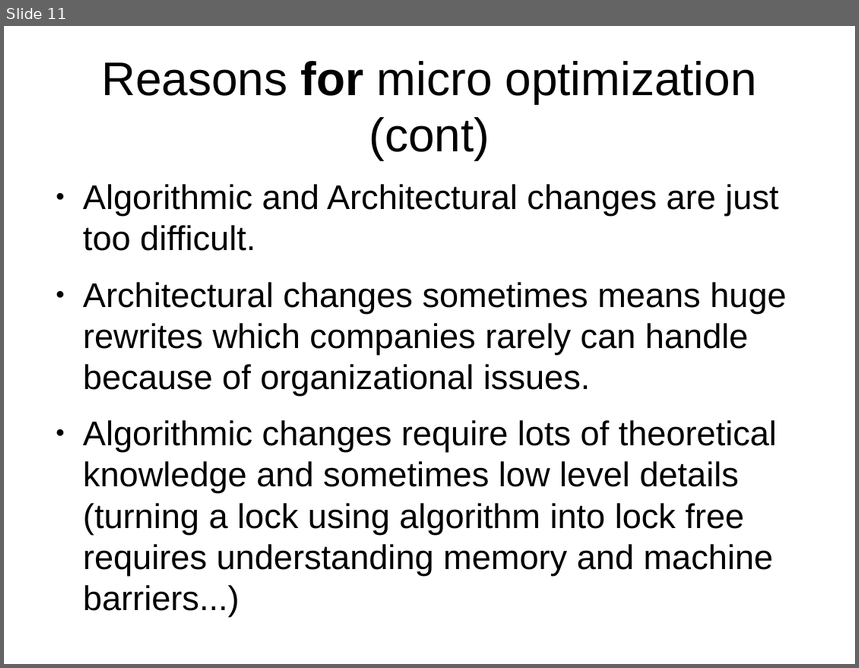
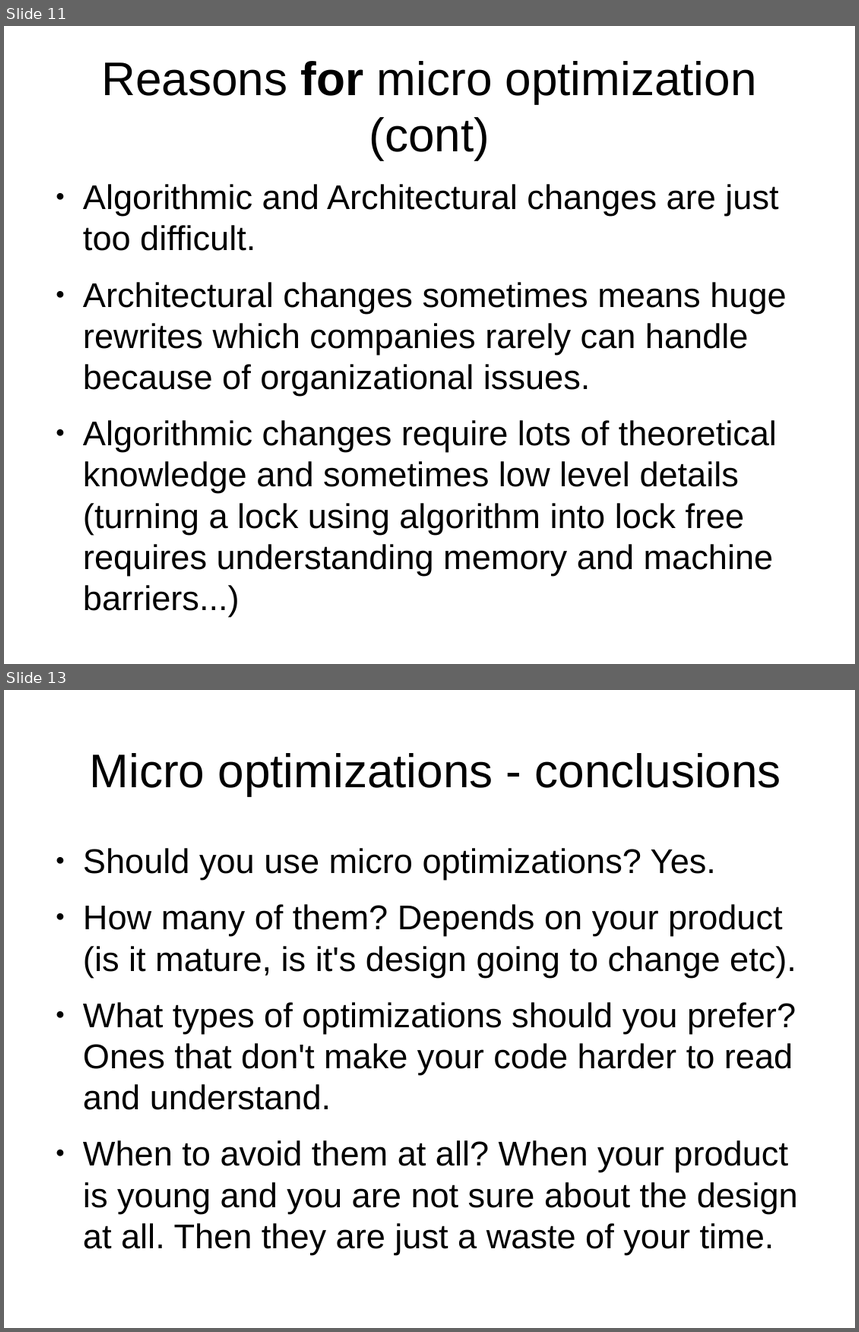
Before and after one commit to veltzer/demos-linux, a slide deck: multi_core/effective_cplusplus.odp. Shown one above the other, each under a label of ours: slide 11 before the commit, slides 11 and 13 after it; the slides between them are not shown. The pictures are 859x668 and 859x1332 pixels, drawn with LibreOffice and Linux fonts; fonts in the diff are those of the drawing. Boxes give left, top, right and bottom in pixels: in the first picture for what was removed or moved away, otherwise in the second. Text is boxed around its words. In the diff, an @@ line names an element or a change of style, - is before the commit and + after.

```diff
--- a/multi_core/effective_cplusplus.odp
+++ b/multi_core/effective_cplusplus.odp
@@ slide 13 added at <box>4,690,855,1328</box>, background #FFFFFF @@
@@ title added at <box>90,753,781,796</box>, 44 pt, text #000000 @@
+Micro optimizations - conclusions
@@ text added at <box>83,848,798,1255</box>, 32 pt, text #000000 @@
+● Should you use micro optimizations? Yes.
+● How many of them? Depends on your product (is it mature, is it's design going to change etc).
+● What types of optimizations should you prefer? Ones that don't make your code harder to read and understand.
+● When to avoid them at all? When your product is young and you are not sure about the design at all. Then they are just a waste of your time.
```
Also in this commit, not shown: 4 slides changed, 15 other slides added, 1 other file.
